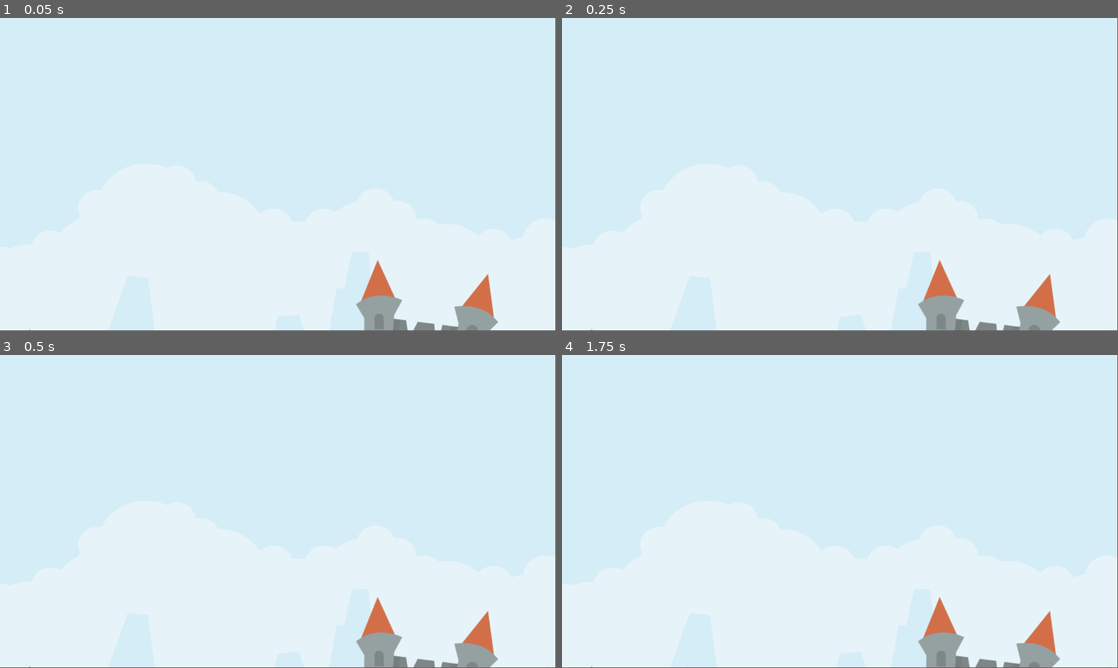
Above: before the commit, frames 1-4 (two rows, left to right).
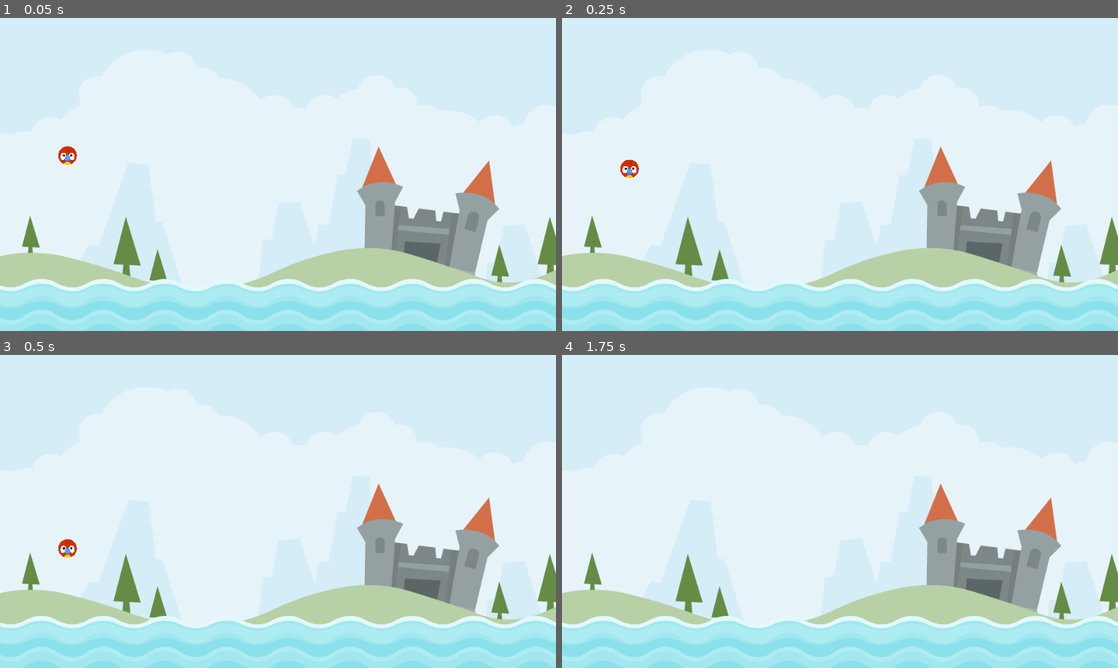
Above: after the commit, the same moments.

Repository: sanchezg7/angry-animals
Game: Godot game, scene res://scenes/level/level.tscn
The game is run twice, just before and just after one commit, with the same random seed, the same clock (stepped at 60 frames per second) and the same inputs.
Inputs (mouse positions are in pixels of both pictures, inside the frame that each line leads up to):
- Up to frame 1 (0.05 s): no input
- Up to frame 2 (0.25 s): no input
- Up to frame 3 (0.5 s): no input
- Up to frame 4 (1.75 s): move the mouse to (962, 495) at 0.52 s; click (962, 495) at 0.67 s; tap Enter at 1.25 s; move the mouse to (728, 527) at 1.27 s; click (728, 527) at 1.42 s
In our replay, the window is 799x449 before the commit and 800x450 after it. These sizes can differ from the game's own. Grey fills any space a smaller window leaves; there, only what the larger window draws over its background counts as a difference.

The runs differ from the first frame. In frame 1, 25% of the frame differs, in the area x 0-100%, y 0-100%; in frame 2, 25%; in frame 3, 25%; in frame 4, 25%.

Commit message:
added water and animal scene to test splash sound

Diff:
--- /dev/null
+++ b/Water.gd
@@ -0,0 +1,7 @@
+extends Area2D
+
+@onready var splash = $Splash
+
+
+func _on_body_entered(body):
+	splash.play()
--- a/project.godot
+++ b/project.godot
@@ -15,6 +15,10 @@
 config/features=PackedStringArray("4.2", "Mobile")
 config/icon="res://icon.svg"
 
+[display]
+
+window/stretch/mode="canvas_items"
+
 [rendering]
 
 renderer/rendering_method="mobile"
--- /dev/null
+++ b/scenes/animal/animal.tscn
@@ -0,0 +1,15 @@
+[gd_scene load_steps=3 format=3 uid="uid://dxxdne2fb5gy1"]
+
+[ext_resource type="Texture2D" uid="uid://c3pr3hl0cdngp" path="res://assets/player/parrot.png" id="1_4m6gm"]
+
+[sub_resource type="CircleShape2D" id="CircleShape2D_5caj5"]
+radius = 20.0
+
+[node name="Animal" type="RigidBody2D"]
+
+[node name="Sprite2D" type="Sprite2D" parent="."]
+scale = Vector2(0.15, 0.15)
+texture = ExtResource("1_4m6gm")
+
+[node name="CollisionShape2D" type="CollisionShape2D" parent="."]
+shape = SubResource("CircleShape2D_5caj5")
--- a/scenes/level/level.tscn
+++ b/scenes/level/level.tscn
@@ -1,10 +1,21 @@
-[gd_scene load_steps=2 format=3 uid="uid://dx8xwte0yr4xb"]
+[gd_scene load_steps=4 format=3 uid="uid://dx8xwte0yr4xb"]
 
 [ext_resource type="Texture2D" uid="uid://by16s50iqocka" path="res://assets/scene/colored_castle.png" id="1_26af3"]
+[ext_resource type="PackedScene" uid="uid://woa0115vtsrh" path="res://scenes/water/water.tscn" id="2_1yxxu"]
+[ext_resource type="PackedScene" uid="uid://dxxdne2fb5gy1" path="res://scenes/animal/animal.tscn" id="3_l0xml"]
 
 [node name="Level" type="Node2D"]
 
 [node name="Sprite2D" type="Sprite2D" parent="."]
-position = Vector2(599, 585)
+position = Vector2(600, 349)
 scale = Vector2(1.2, 1.2)
 texture = ExtResource("1_26af3")
+
+[node name="AnimalStartMarker" type="Marker2D" parent="."]
+position = Vector2(137, 562)
+
+[node name="Water" parent="." instance=ExtResource("2_1yxxu")]
+position = Vector2(-13, 575)
+
+[node name="Animal" parent="." instance=ExtResource("3_l0xml")]
+position = Vector2(140, 284)
--- /dev/null
+++ b/scenes/water/water.tscn
@@ -0,0 +1,27 @@
+[gd_scene load_steps=5 format=3 uid="uid://woa0115vtsrh"]
+
+[ext_resource type="Script" path="res://Water.gd" id="1_fb2vk"]
+[ext_resource type="Texture2D" uid="uid://dfli0rlldo2uv" path="res://assets/scene/waterTop_high.png" id="2_arbkk"]
+[ext_resource type="AudioStream" uid="uid://uolfxp5cuvqx" path="res://assets/audio/splash.ogg" id="3_yy5ll"]
+
+[sub_resource type="RectangleShape2D" id="RectangleShape2D_rx24n"]
+size = Vector2(1200.5, 19)
+
+[node name="Water" type="Area2D"]
+script = ExtResource("1_fb2vk")
+
+[node name="Sprite2D" type="Sprite2D" parent="."]
+texture_repeat = 2
+position = Vector2(602, 29)
+texture = ExtResource("2_arbkk")
+region_enabled = true
+region_rect = Rect2(0, 0, 1200, 128)
+
+[node name="CollisionShape2D" type="CollisionShape2D" parent="."]
+position = Vector2(599, 78)
+shape = SubResource("RectangleShape2D_rx24n")
+
+[node name="Splash" type="AudioStreamPlayer2D" parent="."]
+stream = ExtResource("3_yy5ll")
+
+[connection signal="body_entered" from="." to="." method="_on_body_entered"]
